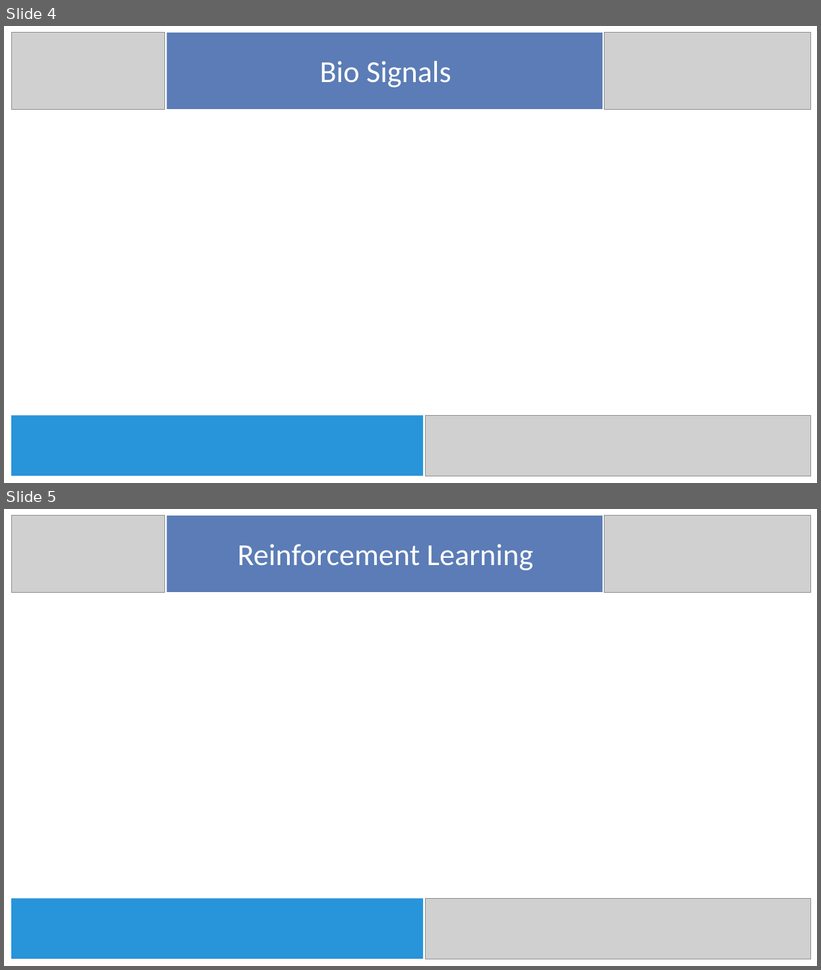
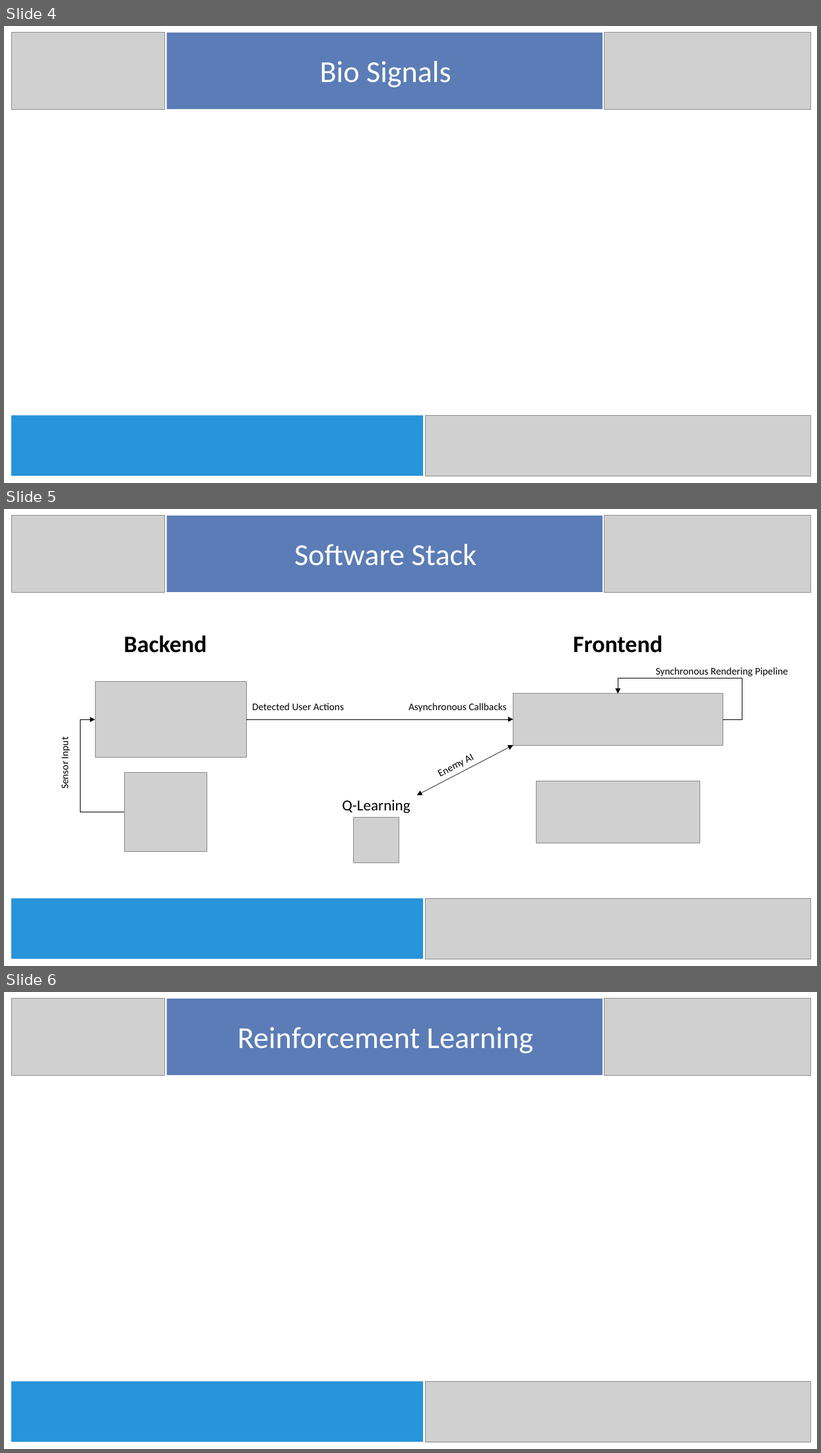
Before and after one commit to StefanCimander/Flappy-Penguin, a slide deck: presentation/Abschlusspräsentation.pptx. Shown one above the other, each under a label of ours: slides 4 and 5 before the commit, slides 4, 5 and 6 after it. The pictures are 821x970 and 821x1453 pixels, drawn with LibreOffice and Linux fonts; fonts in the diff are those of the drawing; grey boxes stand for pictures. Boxes give left, top, right and bottom in pixels: in the first picture for what was removed or moved away, otherwise in the second. Text is boxed around its words. In the diff, an @@ line names an element or a change of style, - is before the commit and + after.

Commit message:
added presentation of software stack

```diff
--- a/presentation/Abschlusspräsentation.pptx
+++ b/presentation/Abschlusspräsentation.pptx
@@ slide 5 added at (4,509,817,966), background #FFFFFF @@
@@ picture added at (11,516,164,593) @@
@@ rectangle added at (167,516,603,593), fill #5B7CB6 @@
@@ picture added at (605,516,811,593) @@
@@ text added at (294,544,477,566), 36 pt, text #FFFFFF @@
+Software Stack
@@ text added at (124,635,207,653), 28 pt, text #000000, bold @@
+Backend
@@ text added at (573,635,663,653), 28 pt, text #000000, bold @@
+Frontend
@@ picture added at (95,682,246,758) @@
@@ elbow arrow added from (723, 720) to (618, 694), #000000 0.5 pt @@
@@ text added at (656,667,788,677), 12 pt, text #000000 @@
+Synchronous Rendering Pipeline
@@ text added at (252,703,344,710), 12 pt, text #000000 @@
+Detected User Actions
@@ text added at (409,703,506,712), 12 pt, text #000000 @@
+Asynchronous Callbacks
@@ picture added at (514,694,723,746) @@
@@ elbow arrow added from (124, 813) to (95, 720), #000000 0.5 pt @@
@@ elbow arrow added from (246, 720) to (514, 720), #000000 0.5 pt @@
@@ text added at (59,739,71,789), 12 pt, text #000000 @@
+Sensor Input
@@ double arrow added from (417, 795) to (514, 746), #000000 0.5 pt @@
@@ text added at (428,745,482,786), 12 pt, text #000000 @@
+Enemy AI
@@ picture added at (124,773,207,852) @@
@@ picture added at (537,782,700,844) @@
@@ text added at (342,800,410,813), 18 pt, text #000000 @@
+Q-Learning
@@ picture added at (354,818,399,863) @@
@@ rectangle added at (11,899,423,959), fill #2894D9 @@
@@ picture added at (426,899,811,959) @@
@@ what was slide 5 is now slide 6 @@
```
